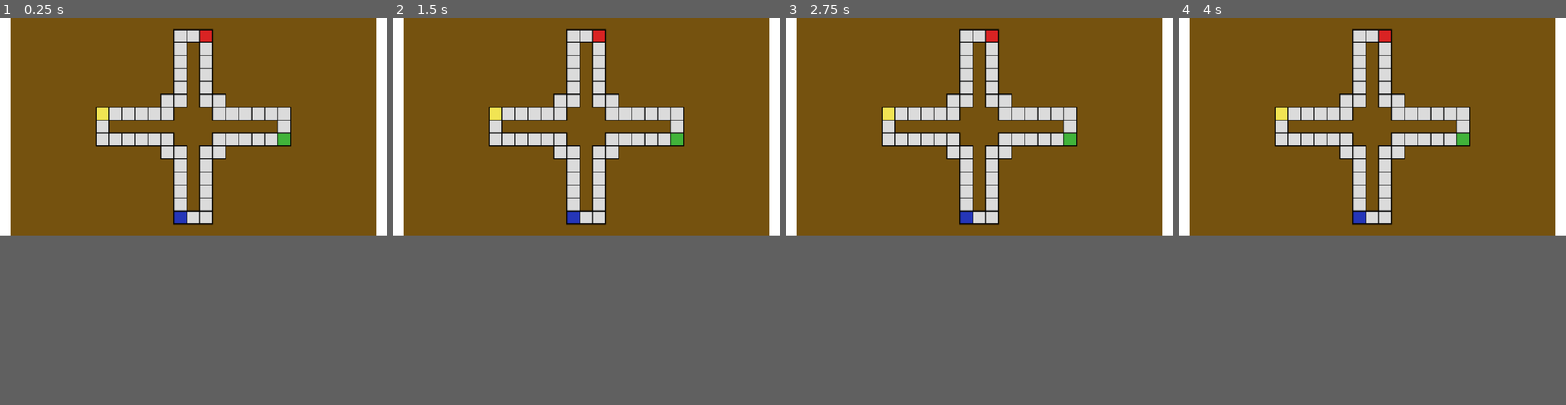
Above: before the commit, frames 1-4 (left to right).
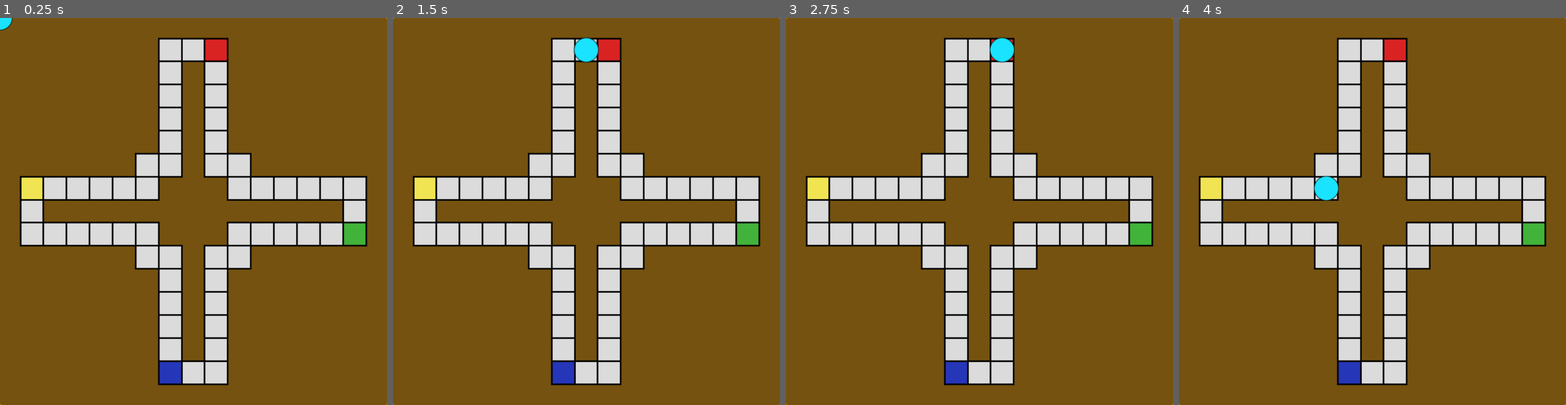
Above: after the commit, the same moments.

Repository: Kielson123/Ludo-Dungeon
Game: Godot game, scene res://main.tscn
Same seed, same stepped clock (60 frames per second), same inputs: the game is played once before the commit and once after it. Video files are missing from this copy of the repository; at most half a second of black plays in their place.
Inputs (mouse positions are in pixels of both pictures, inside the frame that each line leads up to):
- Up to frame 1 (0.25 s): no input
- Up to frame 2 (1.5 s): click (574, 37) at 0.52 s; click (586, 37) at 1.27 s
- Up to frame 3 (2.75 s): click (991, 37) at 2.02 s
- Up to frame 4 (4 s): click (1399, 99) at 2.77 s; click (1333, 114) at 3.52 s
In our replay, the window is 800x450 before the commit and 800x800 after it. These sizes can differ from the game's own. Grey fills any space a smaller window leaves; there, only what the larger window draws over its background counts as a difference.

The runs differ from the first frame. In frame 1, 28% of the frame differs, in the area x 0-100%, y 0-100%; in frame 2, 28%; in frame 3, 28%; in frame 4, 28%.

Commit message:
Added moving pawns

Diff:
--- a/Game/Actors/actor.gd
+++ b/Game/Actors/actor.gd
@@ -1 +1,10 @@
 class_name Actor extends Node
+
+@export var nickname: String = ""
+
+var pawns: Array[Pawn]
+
+func _ready() -> void:
+	for child in get_children():
+		if child is Pawn:
+			pawns.append(child)
--- a/Game/Actors/bot.gd
+++ b/Game/Actors/bot.gd
@@ -1 +1 @@
-extends Actor
+class_name Bot extends Actor
--- a/Game/Actors/player.gd
+++ b/Game/Actors/player.gd
@@ -1,3 +1,10 @@
-extends Actor
+class_name Player extends Actor
 
-var pawns: Array[Pawn]
+var is_turn: bool
+
+func _on_tile_pressed(tile: Tile, type: Tile.Type) -> void:
+	if is_turn:
+		pawns[0].move_to_tile(tile)
+
+func _physics_process(delta: float) -> void:
+	is_turn =  TurnManager.get_turn() == self
--- a/Game/Boards/board-4.gd
+++ b/Game/Boards/board-4.gd
@@ -6,9 +6,6 @@
 
 func _ready() -> void:
 	get_all_tiles()
-
-func _on_tile_pressed(tile: Tile, type: Tile.Type) -> void:
-	pass
 
 func get_all_tiles() -> void:
 	for child in get_children():
--- a/Game/game.gd
+++ b/Game/game.gd
@@ -1,6 +1,16 @@
 extends Control
 
 @onready var board: Board = $"Board-4"
+@onready var actors: Array[Actor]
 
 func _ready() -> void:
-	pass
+	for child in $Players.get_children():
+		if child is Actor:
+			actors.append(child)
+
+	TurnManager.turns = actors
+
+	for tile in board.tiles:
+		for actor in actors:
+			if actor is Player:
+				tile.tile_pressed.connect(actor._on_tile_pressed)
--- a/Game/game.tscn
+++ b/Game/game.tscn
@@ -1,7 +1,9 @@
-[gd_scene load_steps=3 format=3 uid="uid://b6fvult3nbn8n"]
+[gd_scene load_steps=5 format=3 uid="uid://b6fvult3nbn8n"]
 
 [ext_resource type="Script" uid="uid://clcgmlnx8tebp" path="res://Game/game.gd" id="1_bk3v5"]
 [ext_resource type="PackedScene" uid="uid://dg1j5ejdlocsk" path="res://Game/Boards/board-4.tscn" id="2_1r4le"]
+[ext_resource type="Script" uid="uid://cgabdp75yj8lv" path="res://Game/Actors/player.gd" id="3_jcm6v"]
+[ext_resource type="PackedScene" uid="uid://baly72iem7w7s" path="res://Game/Pawns/pawn.tscn" id="4_jcm6v"]
 
 [node name="Game" type="Control"]
 layout_mode = 3
@@ -16,3 +18,9 @@
 layout_mode = 1
 
 [node name="Players" type="Node2D" parent="."]
+
+[node name="Player" type="Node" parent="Players"]
+script = ExtResource("3_jcm6v")
+metadata/_custom_type_script = "uid://cgabdp75yj8lv"
+
+[node name="Pawn" parent="Players/Player" instance=ExtResource("4_jcm6v")]
--- a/Util/turn_manager.gd
+++ b/Util/turn_manager.gd
@@ -2,7 +2,7 @@
 
 var turns: Array[Actor]
 
-var current_turn_index: int
+var current_turn_index: int = 0
 
 func set_next_turn() -> void:
 	current_turn_index = (current_turn_index + 1) % turns.size()
--- a/main.tscn
+++ b/main.tscn
@@ -89,61 +89,32 @@
 grow_horizontal = 2
 grow_vertical = 2
 
-[node name="HBoxContainer" type="HBoxContainer" parent="."]
+[node name="AspectRatioContainer" type="AspectRatioContainer" parent="."]
 anchors_preset = 15
 anchor_right = 1.0
 anchor_bottom = 1.0
 grow_horizontal = 2
 grow_vertical = 2
-
-[node name="UILeft" type="Control" parent="HBoxContainer"]
-custom_minimum_size = Vector2(350, 0)
-layout_mode = 2
 size_flags_horizontal = 3
 
-[node name="ColorRect" type="ColorRect" parent="HBoxContainer/UILeft"]
-layout_mode = 1
-anchors_preset = 15
-anchor_right = 1.0
-anchor_bottom = 1.0
-grow_horizontal = 2
-grow_vertical = 2
-
-[node name="AspectRatioContainer" type="AspectRatioContainer" parent="HBoxContainer"]
-custom_minimum_size = Vector2(1200, 0)
-layout_mode = 2
-size_flags_horizontal = 3
-
-[node name="GameContainer" type="SubViewportContainer" parent="HBoxContainer/AspectRatioContainer"]
+[node name="GameContainer" type="SubViewportContainer" parent="AspectRatioContainer"]
 custom_minimum_size = Vector2(720, 720)
 layout_mode = 2
 size_flags_horizontal = 3
 stretch = true
+metadata/_edit_use_anchors_ = true
 
-[node name="GameViewport" type="SubViewport" parent="HBoxContainer/AspectRatioContainer/GameContainer"]
+[node name="GameViewport" type="SubViewport" parent="AspectRatioContainer/GameContainer"]
 disable_3d = true
 transparent_bg = true
 handle_input_locally = false
-size = Vector2i(1080, 1080)
+size = Vector2i(720, 720)
 size_2d_override = Vector2i(720, 720)
 size_2d_override_stretch = true
 render_target_update_mode = 4
 
-[node name="Game" parent="HBoxContainer/AspectRatioContainer/GameContainer/GameViewport" instance=ExtResource("4_1bvp3")]
+[node name="Game" parent="AspectRatioContainer/GameContainer/GameViewport" instance=ExtResource("4_1bvp3")]
 size_flags_horizontal = 3
 size_flags_vertical = 3
 
-[node name="UIRight" type="Control" parent="HBoxContainer"]
-custom_minimum_size = Vector2(350, 0)
-layout_mode = 2
-size_flags_horizontal = 3
-
-[node name="ColorRect" type="ColorRect" parent="HBoxContainer/UIRight"]
-layout_mode = 1
-anchors_preset = 15
-anchor_right = 1.0
-anchor_bottom = 1.0
-grow_horizontal = 2
-grow_vertical = 2
-
 [connection signal="finished" from="IntroContainer/AspectRatioContainer/Intro" to="." method="_on_intro_finished"]
--- a/project.godot
+++ b/project.godot
@@ -33,8 +33,10 @@
 
 [display]
 
-window/size/viewport_width=1280
+window/size/viewport_width=720
 window/size/viewport_height=720
+window/size/window_width_override=2560
+window/size/window_height_override=1440
 window/stretch/mode="canvas_items"
 window/stretch/aspect="keep_height"
 window/handheld/orientation=6
Not shown: 1 places in Game/Pawns/pawn.tscn that only renumber resources
